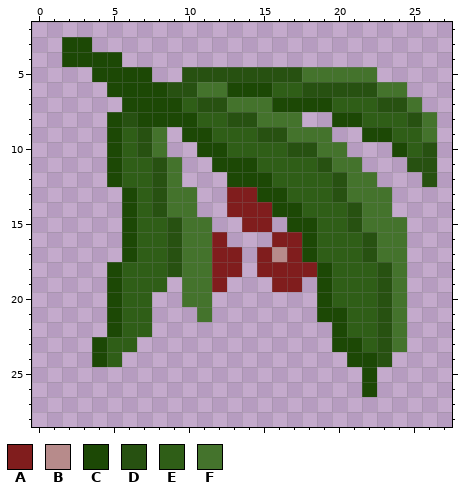
Pixel-art sprite: TurnBasedEngine/Assets/Sprites/Icons/herb_01.png. The first picture shows the starting point.
The file is 32x32 pixels. Shown: x 0..27, y 2..28.
Palette (. is transparent): A #801d1d  B #b78b8b  C #1c4805  D #275111  E #2f5e17  F #44732c
Pixels before, first column x 2:
 3 CC.......................
 4 CCCC.....................
 5 ..CCCC..DDDDDDDDFFFFF....
 6 ...CCCCDDFFCCCEEDDDDDFF..
 7 ....CCCCEDDFFFCCCCEEEDDF.
 8 ...CDCCCCEEDDFFF..CCEEEDF
 9 ...CEDF.CCEEEDDFFF..CCEEF
10 ...CEDF..CCEEEEDDFF...CED
11 ...CEEDF..CCCEEEEDFF...DD
12 ...CEEDF...CCCEEEEDFF...D
13 ....CEDFF..AACCEEEDFFF...
14 ....CEDFF..AAACCEEEDFF...
15 ....CEEDFF..AA.CCEEDFFF..
16 ....CEEDFFA...AACEEEDFF..
17 ....CEEDFFAA.ABACEEEDFF..
18 ...CEEEDFFAA.AAAACEEEDF..
19 ...CEEE.FFA...AA.CEEEDF..
20 ...CEE..FF.......CEEEDF..
21 ...CEE...F.......CCEEDF..
22 ...CEE............CEEDF..
23 ..CEE.............CCEDF..
24 ..CE...............CCD...
25 ....................C....
26 ....................C....
After:
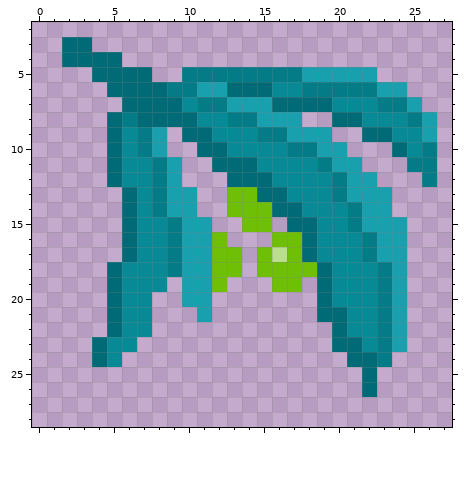
The exact change:
{"colour":"A","old":"#801d1d","new":"#6fbf07"}
{"colour":"B","old":"#b78b8b","new":"#bbdd8e"}
{"colour":"C","old":"#1c4805","new":"#006b76"}
{"colour":"D","old":"#275111","new":"#037c88"}
{"colour":"E","old":"#2f5e17","new":"#078996"}
{"colour":"F","old":"#44732c","new":"#19a0ae"}
